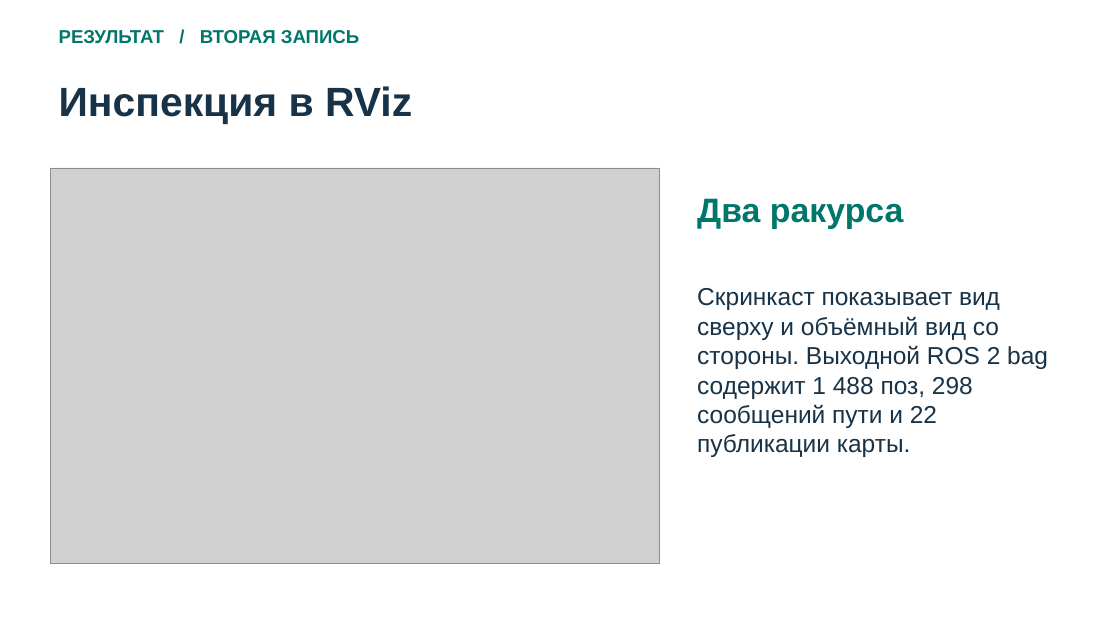
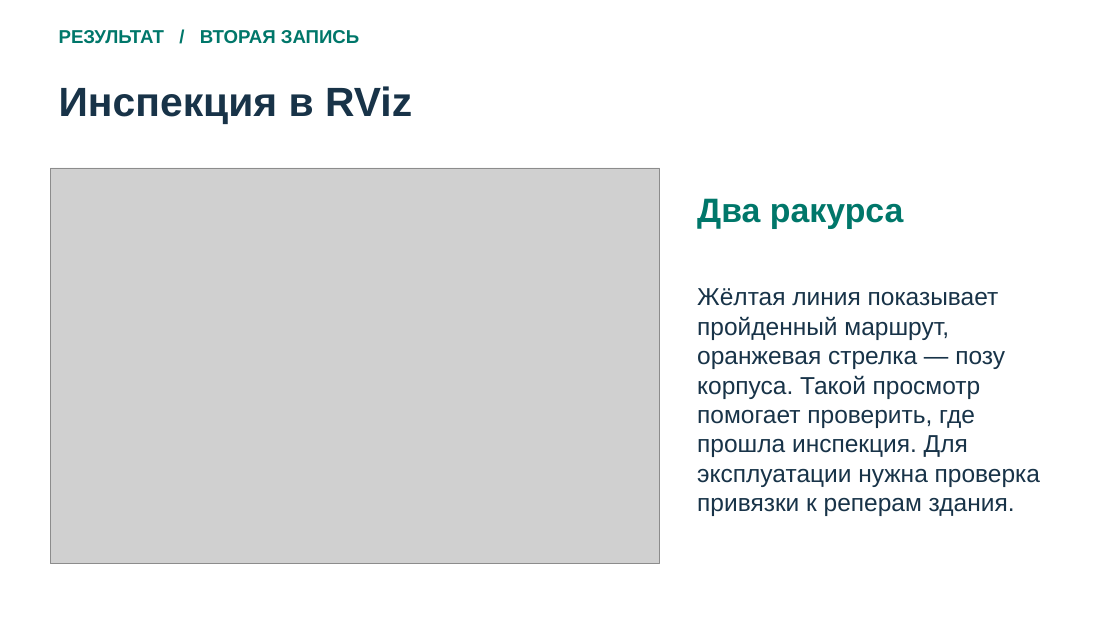
Before and after one commit to draizyyy/DogSLAM, a slide deck: slide 6 of DogSLAM-final.pptx. Drawn at 1120x630 pixels with LibreOffice and Linux fonts; fonts in the diff are those of the drawing; grey boxes stand for pictures. Boxes give left, top, right and bottom in pixels: in the first picture for what was removed or moved away, otherwise in the second. Text is boxed around its words. In the diff, an @@ line names an element or a change of style, - is before the commit and + after.

```diff
--- a/DogSLAM-final.pptx
+++ b/DogSLAM-final.pptx
@@ text at box(697, 288, 1040, 516): text changed @@
-Скринкаст показывает вид сверху и объёмный вид со стороны. Выходной ROS 2 bag содержит 1 488 поз, 298 сообщений пути и 22 публикации карты.
+Жёлтая линия показывает пройденный маршрут, оранжевая стрелка — позу корпуса. Такой просмотр помогает проверить, где прошла инспекция. Для эксплуатации нужна проверка привязки к реперам здания.
```
Also in this commit, not shown: 2 other slides changed, 4 other files.
